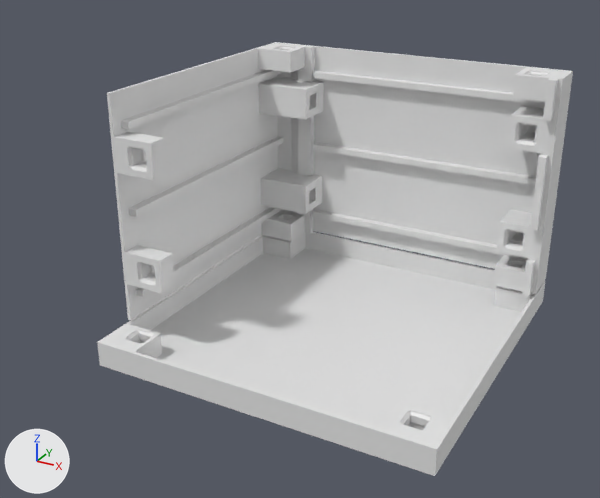
The Blender file blender/cases/grid_case.blend as it was, and as the next commit left it.
One viewpoint serves both versions: a 50 mm camera at (117.0, -240.0, 150.0) aimed at (-21.0, 11.0, 24.0). The axes (+X, +Y, +Z) are drawn at lower left. The lights are the same throughout.

The first picture shows '12x12_top', 'side_8x12'.
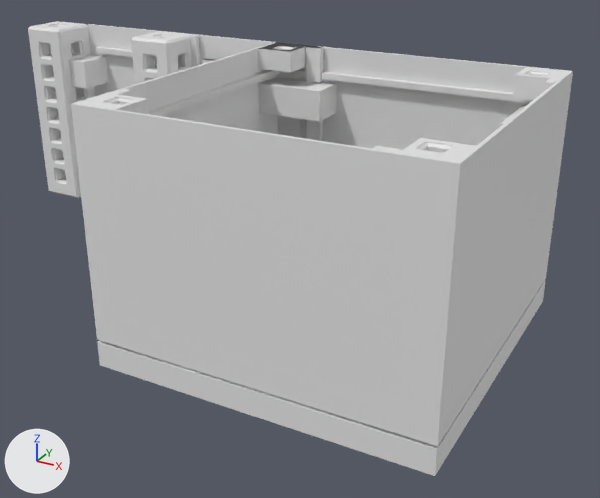
Commit message: added walls to the grid case

Not drawn themselves, but carrying or shaping drawn objects: ob_clip_holder_applied_trimmed_002, ob_clip_holder_applied_trimmed_003, ob_side_connector_cutout, ob_clip_holder_applied_trimmed_007, ob_clip_holder_applied_trimmed_008, ob_clip_holder_applied_trimmed_009, ob_side_connector_cutout_002.

What changed in the scene script:
```text
Change me_cube_003:
    where me_cube_003.from_pydata(...)  # 24 vertices, 17 faces; spans x 15.0..119.0, y -18.5..0.5, z 0.0..40.0
    me_cube_003 part 1: all 16 vertices in x 114.8..119.0, y -18.5..-7.5, z 0.0..40.0 are moved by (0.0, -4.0, 0.0)
    me_cube_003 part 2
    add for i in [0, 6, 8, 11]: me_cube_003.vertices[i].co += Vector((4.0, 0.0, 0.0))
Change ob_12x12_top:
    add _m = ob_12x12_top.modifiers.new('Boolean.001', 'BOOLEAN')
    add _m.object = ob_clip_holder_raster
    add _m.operation = 'UNION'
    add _m = ob_12x12_top.modifiers.new('Boolean.002', 'BOOLEAN')
    add _m.object = ob_clip_holder_applied_trimmed_004
    add _m.operation = 'UNION'
Change ob_side_8x12:
    where _m = ob_side_8x12.modifiers.new('Array', 'ARRAY')
    add _m.count = 4
Change ob_clip_holder_applied_trimmed_002:
    ob_clip_holder_applied_trimmed_002.location: (50.66, 47.59, 69.66) -> (50.66, 43.59, 69.66)
Change ob_clip_holder_applied_trimmed_003:
    ob_clip_holder_applied_trimmed_003.location: (-40.44, 50.66, 69.66) -> (-36.43, 50.66, 69.66)
Change ob_side_connector_cutout:
    ob_side_connector_cutout.location: (55.76, 39.0, 69.96) -> (55.76, 35.0, 69.96)
Add ob_clip_holder_applied_trimmed_004:
    ob_clip_holder_applied_trimmed_004 = bpy.data.objects.new('clip_holder_applied_trimmed.004', me_cube_029)  # 212 vertices, 220 faces; spans x -59.0..-45.0, y 45.0..55.0, z 51.99..59.99; modifiers MIRROR
    ob_clip_holder_applied_trimmed_004.parent = ob_12x12_top
    ob_clip_holder_applied_trimmed_004.location = (0.0, -20.0, -51.0)
Add ob_clip_holder_raster:
    ob_clip_holder_raster = bpy.data.objects.new('clip_holder_raster', me_cube_010)  # 212 vertices, 220 faces; spans x -5.0..5.0, y -5.0..5.0, z -5.0..3.0; modifiers ARRAY, ARRAY
    ob_clip_holder_raster.parent = ob_12x12_top
    ob_clip_holder_raster.location = (30.0, -50.0, 3.99)
    ob_clip_holder_raster.scale = (1.0, 1.0, -1.0)
Add ob_cube_7x1:
    ob_cube_7x1 = bpy.data.objects.new('cube_7x1', me_cube_024)  # 1488 vertices, 1508 faces; spans x -10.0..10.0, y -40.0..40.0, z -10.0..10.0; modifiers ARRAY
    ob_cube_7x1.location = (-110.0, 50.0, 50.0)
    ob_cube_7x1.rotation_euler = (1.571, 0.0, 0.0)  # degrees (90, 0, 0)
Add ob_stabilizer_rods_002:
    ob_stabilizer_rods_002 = bpy.data.objects.new('stabilizer_rods.002', me_cube_023)  # a box spanning x -50.0..0.0, y -3.2..0.0, z 0.0..2.4; modifiers ARRAY
    ob_stabilizer_rods_002.parent = ob_wall_8x6
    ob_stabilizer_rods_002.location = (-44.05, 59.0, 78.0)
Add ob_wall_8x6:
    ob_wall_8x6 = bpy.data.objects.new('wall_8x6', me_cube_018)  # 20 vertices, 14 faces; spans x -4.2..0.0, y -62.9..0.0, z 0.0..40.0; modifiers MIRROR, BOOLEAN, BOOLEAN, BOOLEAN, BOOLEAN, BOOLEAN, ARRAY
    ob_wall_8x6.location = (-100.0, 60.0, 50.0)
    ob_wall_8x6.rotation_euler = (0.0, 0.0, 1.571)  # degrees (0, 0, 90)
Add ob_clip_holder_applied_trimmed_008:
    ob_clip_holder_applied_trimmed_008 = bpy.data.objects.new('clip_holder_applied_trimmed.008', me_cube_020)  # 214 vertices, 220 faces; spans x -5.3..6.7, y -6.7..8.3, z -5.4..3.6; modifiers MIRROR
    ob_clip_holder_applied_trimmed_008.parent = ob_wall_8x6
    ob_clip_holder_applied_trimmed_008.location = (-43.64, 50.66, 70.66)
    ob_clip_holder_applied_trimmed_008.rotation_euler = (0.0, 1.571, 0.0)  # degrees (0, 90, 0)
Add ob_clip_holder_applied_trimmed_007:
    ob_clip_holder_applied_trimmed_007 = bpy.data.objects.new('clip_holder_applied_trimmed.007', me_cube_019)  # 214 vertices, 220 faces; spans x -8.3..6.7, y -6.7..8.3, z -4.4..3.6; modifiers MIRROR
    ob_clip_holder_applied_trimmed_007.parent = ob_wall_8x6
    ob_clip_holder_applied_trimmed_007.location = (-50.71, 50.66, 86.42)
Add ob_clip_holder_applied_trimmed_009:
    ob_clip_holder_applied_trimmed_009 = bpy.data.objects.new('clip_holder_applied_trimmed.009', me_cube_021)  # 238 vertices, 244 faces; spans x -5.3..6.7, y -6.7..8.3, z -5.4..3.6; modifiers MIRROR
    ob_clip_holder_applied_trimmed_009.parent = ob_wall_8x6
    ob_clip_holder_applied_trimmed_009.location = (-96.37, 50.66, 70.66)
    ob_clip_holder_applied_trimmed_009.rotation_euler = (3.142, -1.571, 0.0)  # degrees (180, -90, 0)
    ob_clip_holder_applied_trimmed_009.scale = (-1.0, -1.0, -1.0)
Add ob_side_connector_cutout_002:
    ob_side_connector_cutout_002 = bpy.data.objects.new('side_connector_cutout.002', me_cube_008.copy())  # the mesh of ob_side_connector_cutout; modifiers MIRROR
    ob_side_connector_cutout_002.parent = ob_wall_8x6
    ob_side_connector_cutout_002.location = (-35.17, 56.73, 69.96)
    ob_side_connector_cutout_002.rotation_euler = (0.0, 0.0, 1.571)  # degrees (0, 0, 90)
```

What differs and where, as boxes [x1, y1, x2, y2] in the pictures (600 x 498 px; the box of a moved part takes in the faces that stretch with it):
'side_8x12', reshaped, modifiers changed (8% wider, 45% taller)
    before: [107, 42, 573, 320]
    after: [71, 42, 573, 446]
'cube_7x1', added
    after: [28, 21, 192, 198]
'wall_8x6', added
    after: [69, 24, 320, 139]
'stabilizer_rods.002', added
    after: [203, 59, 305, 77]
part 1 of me_cube_003, moved or reshaped
    before: [276, 42, 573, 297]
    after: [72, 42, 573, 446]
part 2 of me_cube_003, moved or reshaped
    before: [107, 42, 545, 320]
    after: [71, 42, 560, 446]
